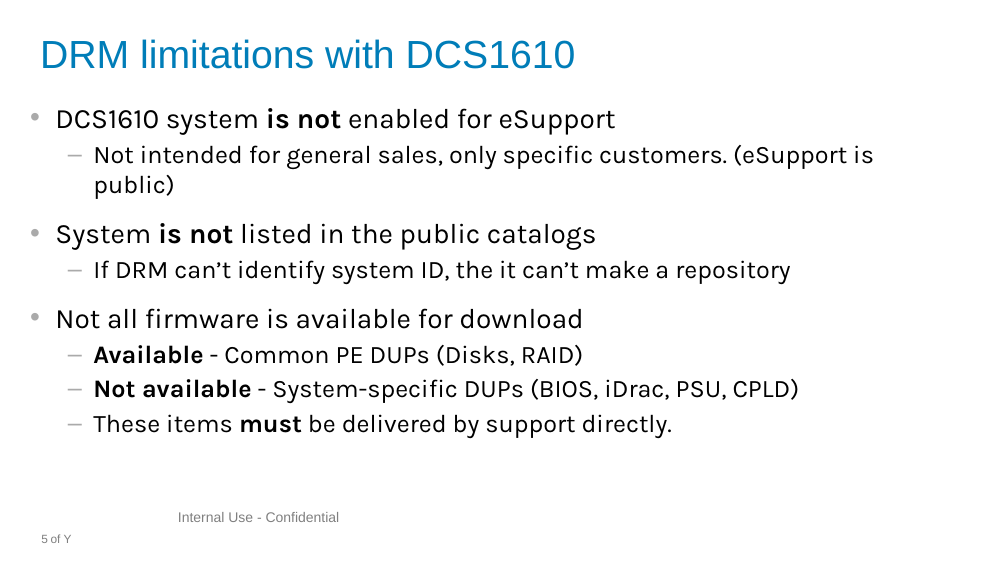
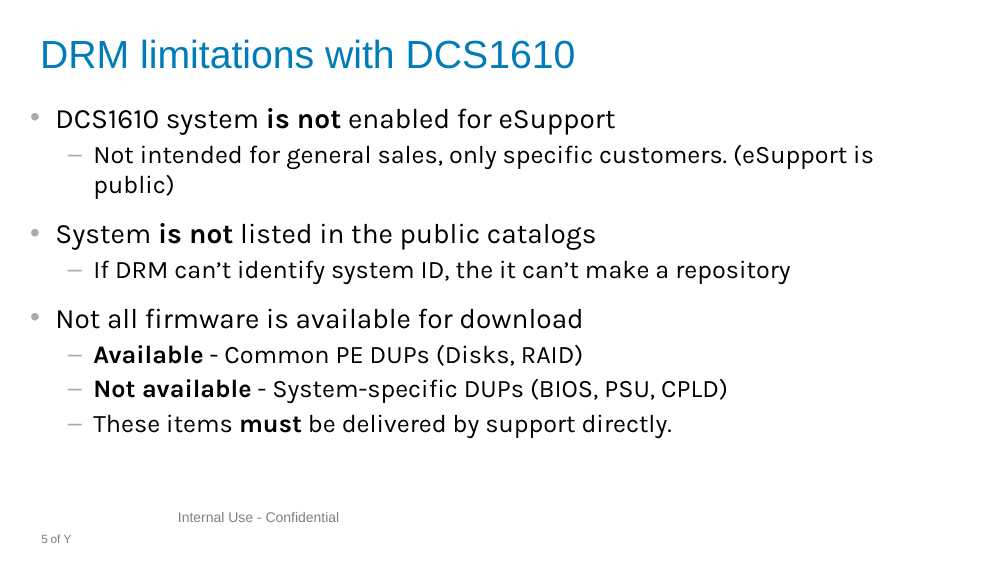
Before and after one commit to geoffdillon/ESI_gdillon, a slide deck: slide 5 of DellRepoMan/ATT/ATTDRMBriefing.pptx. Drawn at 1008x567 pixels with LibreOffice and Linux fonts; fonts in the diff are those of the drawing; background and template pictures are left out. Boxes give left, top, right and bottom in pixels: in the first picture for what was removed or moved away, otherwise in the second. Text is boxed around its words. In the diff, an @@ line names an element or a change of style, - is before the commit and + after.

```diff
--- a/DellRepoMan/ATT/ATTDRMBriefing.pptx
+++ b/DellRepoMan/ATT/ATTDRMBriefing.pptx
@@ text at [93,379,728,403]: text changed @@
-  – Not available - System-specific DUPs (BIOS, iDrac, PSU, CPLD)
+  – Not available - System-specific DUPs (BIOS, PSU, CPLD)
```
Also in this commit, not shown: 4 other slides changed.
